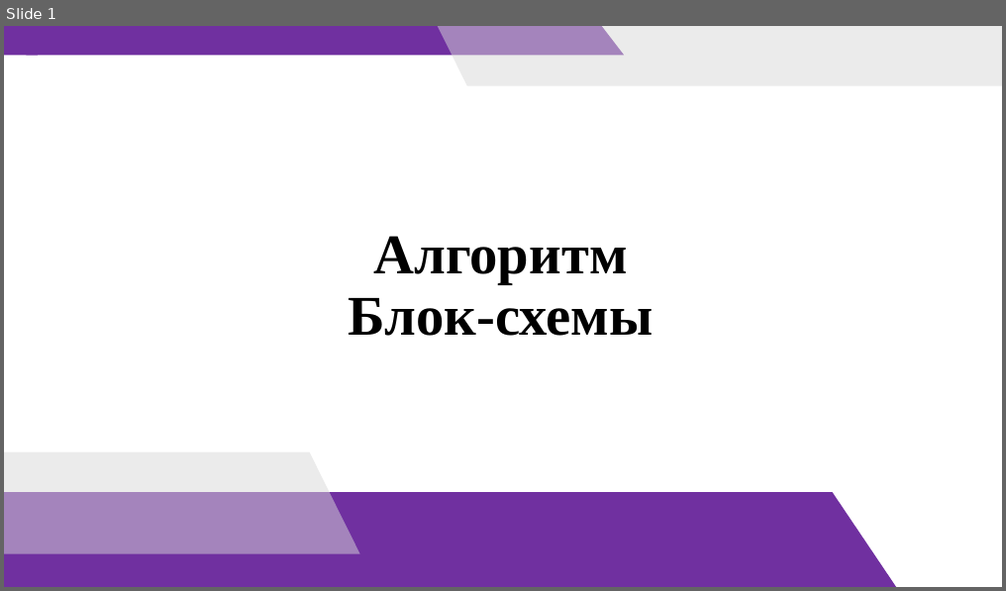
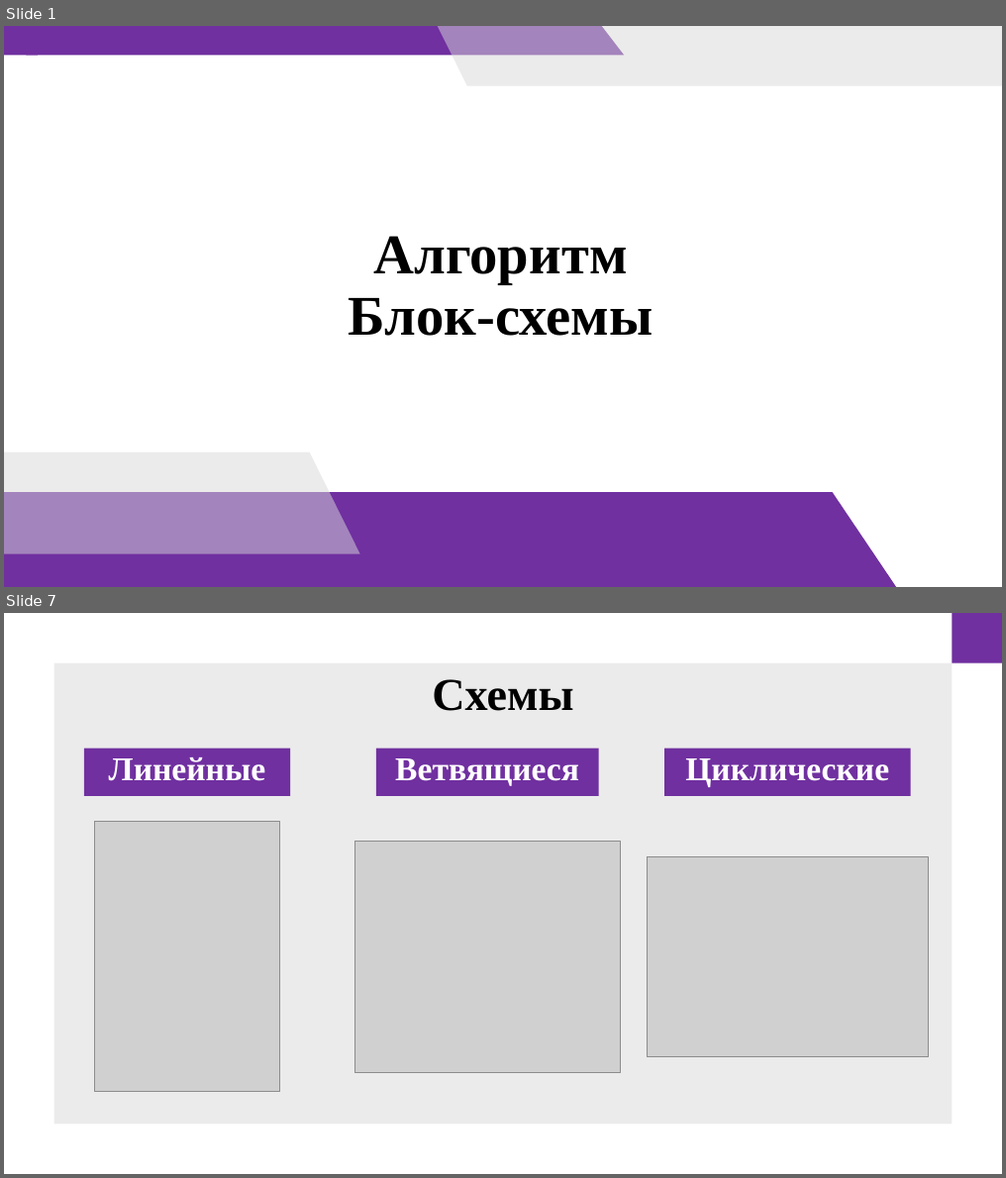
Before and after one commit to doshenka/akademy_files, a slide deck: преза на 12-4-24.pptx. Shown one above the other, each under a label of ours: slide 1 before the commit, slides 1 and 7 after it; the slides between them are not shown. The pictures are 1006x591 and 1006x1178 pixels, drawn with LibreOffice and Linux fonts; fonts in the diff are those of the drawing; grey boxes stand for pictures. Boxes give left, top, right and bottom in pixels: in the first picture for what was removed or moved away, otherwise in the second. Text is boxed around its words. In the diff, an @@ line names an element or a change of style, - is before the commit and + after.

```diff
--- a/преза на 12-4-24.pptx
+++ b/преза на 12-4-24.pptx
@@ slide 7 added at <box>4,613,1002,1174</box>, background #FFFFFF @@
@@ rectangle added at <box>951,613,1002,663</box>, fill #7030A0 @@
@@ rectangle added at <box>54,663,951,1124</box>, fill #D9D9D9 at 50% opacity @@
@@ title added at <box>432,679,573,711</box>, 44 pt, text #000000, bold @@
+Схемы
@@ text added at <box>84,749,290,796</box>, fill #7030A0, 32 pt, text #FFFFFF, bold @@
+Линейные
@@ rectangle added at <box>376,749,598,796</box>, fill #7030A0, 32 pt, text #FFFFFF, bold @@
+Ветвящиеся
@@ rectangle added at <box>665,749,912,796</box>, fill #7030A0, 32 pt, text #FFFFFF, bold @@
+Циклические
@@ picture added at <box>94,822,279,1092</box> @@
@@ picture added at <box>355,841,620,1072</box> @@
@@ picture added at <box>648,858,928,1057</box> @@
```
Also in this commit, not shown: 5 slides changed, 11 other slides added, 1 slide removed.
